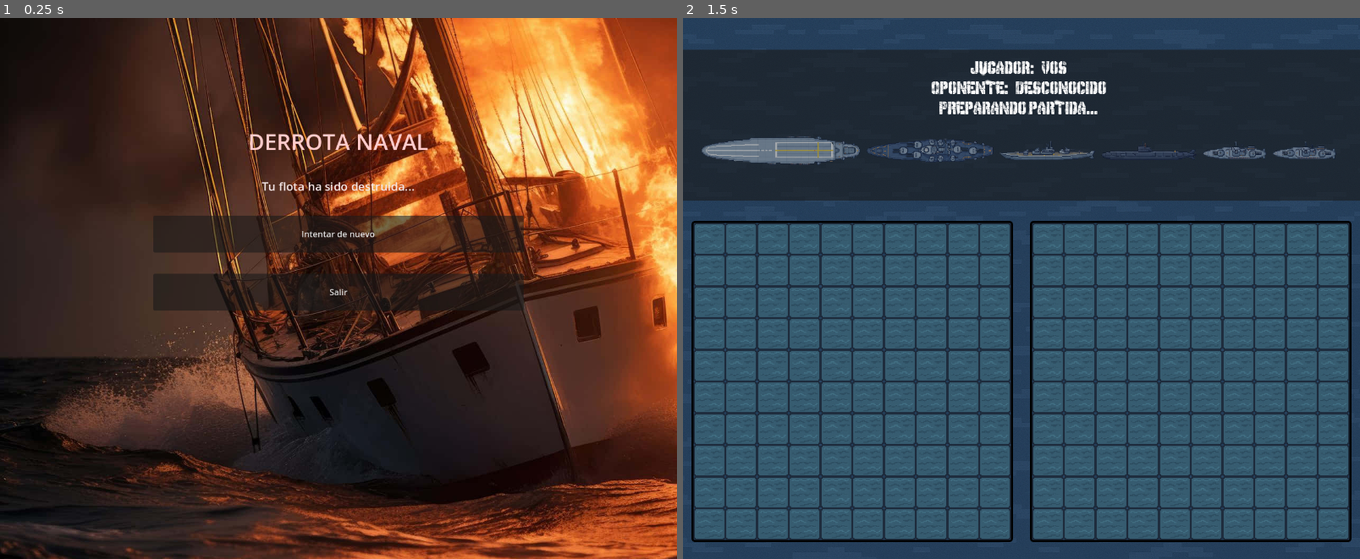
Above: before the commit, frames 1-2 (left to right).
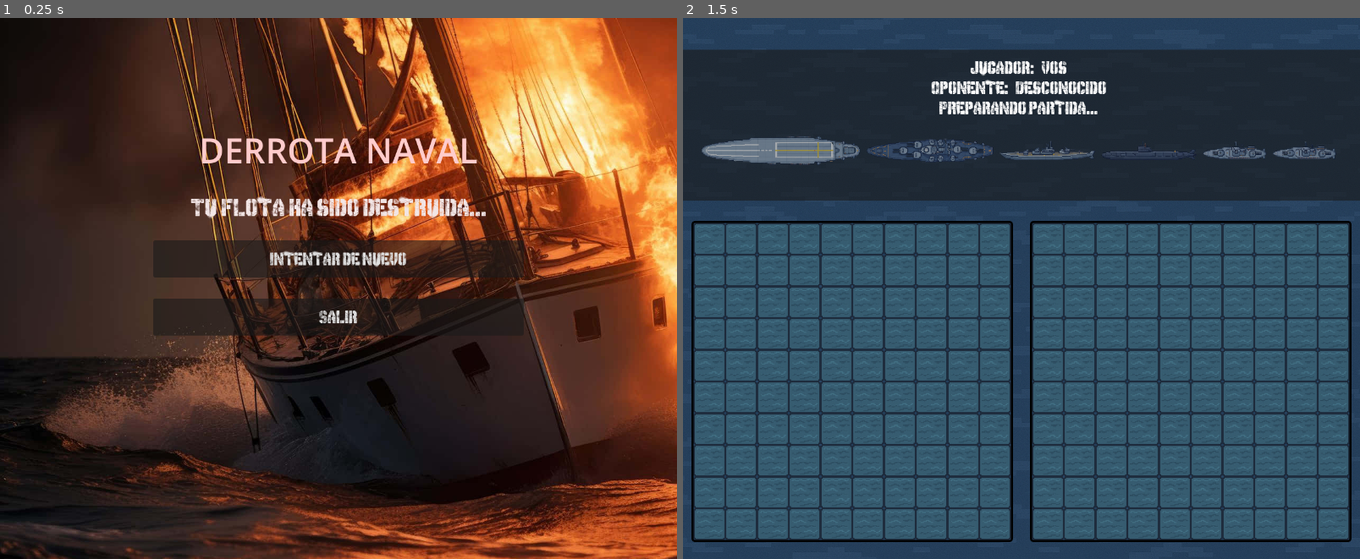
Above: after the commit, the same moments.

Repository: UNLAM-PROG-C/2025-PROGC-Q2-M2
Game: Godot game, scene res://scenes/game/lost.tscn
Two runs of this game, one before a commit and one after it. Both use one fixed random seed, a clock stepped at 60 frames per second and the inputs below. This scene is started directly instead of the project's main scene.
Inputs (mouse positions are in pixels of both pictures, inside the frame that each line leads up to):
- Up to frame 1 (0.25 s): no input
- Up to frame 2 (1.5 s): click "Intentar de nuevo" at 0.5 s; click (710, 239) at 1.25 s

The runs differ from the first frame. In frame 1, 8.3% of the frame differs, in the area x 22-78%, y 21-59%; in frame 2, nothing differs.

Commit message:
Incorporación de LAN, pulido de detalles visuales y adecuación de jugabilidad

Diff:
--- a/TP-Integrador/scenes/game/board.tscn
+++ b/TP-Integrador/scenes/game/board.tscn
@@ -83,7 +83,7 @@
 position = Vector2(4, 4)
 
 [node name="Player1Effects" type="Node2D" parent="HFlowContainer/Player1Panel"]
-z_index = 4
+z_index = 100
 position = Vector2(4, 4)
 
 [node name="Player1Preview" type="Node2D" parent="HFlowContainer/Player1Panel"]
@@ -115,7 +115,7 @@
 columns = 10
 
 [node name="Player2Effects" type="Node2D" parent="HFlowContainer/Player2Panel"]
-z_index = 4
+z_index = 100
 position = Vector2(4, 4)
 
 [node name="StatusPanel" type="Panel" parent="."]
--- a/TP-Integrador/scenes/game/lost.tscn
+++ b/TP-Integrador/scenes/game/lost.tscn
@@ -1,19 +1,20 @@
-[gd_scene load_steps=2 format=3 uid="uid://lost_scene_uid"]
+[gd_scene load_steps=4 format=3 uid="uid://c87sp1wfbfcpr"]
 
 [ext_resource type="Texture2D" uid="uid://cj8xe3la1fpsm" path="res://assets/quemado.png" id="1"]
 [ext_resource type="Script" path="res://scripts/lost.gd" id="2"]
+[ext_resource type="FontFile" uid="uid://br4r3b7s1x2km" path="res://assets/fonts/Gimme Danger.ttf" id="3_of5d2"]
 
 [node name="LostScreen" type="Control"]
-script = ExtResource("2")
 layout_mode = 3
 anchors_preset = 15
 anchor_right = 1.0
 anchor_bottom = 1.0
+grow_horizontal = 2
+grow_vertical = 2
+script = ExtResource("2")
 
 [node name="Background" type="TextureRect" parent="."]
 layout_mode = 0
-anchor_left = 0.0
-anchor_top = 0.0
 anchor_right = 1.0
 anchor_bottom = 1.0
 texture = ExtResource("1")
@@ -21,42 +22,40 @@
 
 [node name="Panel" type="VBoxContainer" parent="."]
 layout_mode = 0
-anchor_right = 1.0
-anchor_bottom = 1.0
 anchor_left = 0.5
+anchor_top = 0.2
 anchor_right = 0.5
-anchor_top = 0.2
 anchor_bottom = 0.2
-
-offset_left = -350
-offset_right = 350
-offset_top = 0
-offset_bottom = 350
-
+offset_left = -350.0
+offset_right = 350.0
+offset_bottom = 350.0
 theme_override_constants/separation = 40
 
 [node name="TitleLabel" type="Label" parent="Panel"]
 modulate = Color(1, 0.8, 0.8, 1)
-layout_mode = 0
-theme_override_font_sizes/font_size = 42
+layout_mode = 2
+theme_override_font_sizes/font_size = 65
 text = "DERROTA NAVAL"
 horizontal_alignment = 1
 
 [node name="Subtitle" type="Label" parent="Panel"]
 modulate = Color(0.95, 0.9, 0.9, 1)
-layout_mode = 0
-theme_override_font_sizes/font_size = 22
+layout_mode = 2
+theme_override_fonts/font = ExtResource("3_of5d2")
+theme_override_font_sizes/font_size = 23
 text = "Tu flota ha sido destruida..."
 horizontal_alignment = 1
 
 [node name="RetryButton" type="Button" parent="Panel"]
 custom_minimum_size = Vector2(320, 70)
-layout_mode = 0
+layout_mode = 2
+theme_override_fonts/font = ExtResource("3_of5d2")
 text = "Intentar de nuevo"
 
 [node name="ExitButton" type="Button" parent="Panel"]
 custom_minimum_size = Vector2(320, 70)
-layout_mode = 0
+layout_mode = 2
+theme_override_fonts/font = ExtResource("3_of5d2")
 text = "Salir"
 
 [node name="AnimationPlayer" type="AnimationPlayer" parent="."]
--- a/TP-Integrador/scenes/game/won.tscn
+++ b/TP-Integrador/scenes/game/won.tscn
@@ -1,19 +1,20 @@
-[gd_scene load_steps=2 format=3 uid="uid://dlh68g6hq5v1"]
+[gd_scene load_steps=4 format=3 uid="uid://bvsipp3hioho"]
 
 [ext_resource type="Texture2D" uid="uid://dklgi6eaaepu3" path="res://assets/win.png" id="1"]
 [ext_resource type="Script" path="res://scripts/won.gd" id="2"]
+[ext_resource type="FontFile" uid="uid://br4r3b7s1x2km" path="res://assets/fonts/Gimme Danger.ttf" id="3_yrsxv"]
 
 [node name="WinScreen" type="Control"]
-script = ExtResource("2")
 layout_mode = 3
 anchors_preset = 15
 anchor_right = 1.0
 anchor_bottom = 1.0
+grow_horizontal = 2
+grow_vertical = 2
+script = ExtResource("2")
 
 [node name="Background" type="TextureRect" parent="."]
 layout_mode = 0
-anchor_left = 0.0
-anchor_top = 0.0
 anchor_right = 1.0
 anchor_bottom = 1.0
 texture = ExtResource("1")
@@ -31,26 +32,29 @@
 
 [node name="TitleLabel" type="Label" parent="Panel"]
 modulate = Color(0.7, 0.9, 1, 1)
-layout_mode = 0
-theme_override_font_sizes/font_size = 42
+layout_mode = 2
+theme_override_font_sizes/font_size = 65
 text = "VICTORIA NAVAL"
 horizontal_alignment = 1
 
 [node name="Subtitle" type="Label" parent="Panel"]
 modulate = Color(0.9, 0.95, 1, 1)
-layout_mode = 0
-theme_override_font_sizes/font_size = 22
+layout_mode = 2
+theme_override_fonts/font = ExtResource("3_yrsxv")
+theme_override_font_sizes/font_size = 23
 text = "Has hundido la flota enemiga"
 horizontal_alignment = 1
 
 [node name="RetryButton" type="Button" parent="Panel"]
 custom_minimum_size = Vector2(320, 70)
-layout_mode = 0
+layout_mode = 2
+theme_override_fonts/font = ExtResource("3_yrsxv")
 text = "Volver a jugar"
 
 [node name="ExitButton" type="Button" parent="Panel"]
 custom_minimum_size = Vector2(320, 70)
-layout_mode = 0
+layout_mode = 2
+theme_override_fonts/font = ExtResource("3_yrsxv")
 text = "Salir"
 
 [node name="AnimationPlayer" type="AnimationPlayer" parent="."]
--- a/TP-Integrador/scripts/board.gd
+++ b/TP-Integrador/scripts/board.gd
@@ -97,6 +97,8 @@
 var last_status_header: int = -1
 var last_status_is_player_turn: bool = false
 var interactions_enabled: bool = false
+var player_destroyed_ship_keys := {}
+
 
 func _input(event):
 	if not (event is InputEventKey):
@@ -295,6 +297,8 @@
 			if pre_start_mode:
 				should_disable = false
 			set_player_cell_state(row, col, CellVisualState.BASE, should_disable)
+
+	_process_destroyed_player_ships()
 
 func update_opponent_cell_from_value(row: int, col: int, value: int, disabled: bool) -> void:
 	opponent_raw_values[row][col] = value
@@ -890,6 +894,51 @@
 			opponent_destroyed_ship_keys[ship_key] = true
 			_handle_opponent_ship_destroyed(coords)
 
+func _process_destroyed_player_ships() -> void:
+	if player_raw_values.is_empty():
+		return
+
+	var visited: Array = []
+	for _row in range(GRID_SIZE):
+		var visited_row: Array[bool] = []
+		for _col in range(GRID_SIZE):
+			visited_row.append(false)
+		visited.append(visited_row)
+
+	for row in range(GRID_SIZE):
+		for col in range(GRID_SIZE):
+			var visited_row: Array[bool] = visited[row] as Array[bool]
+			if visited_row[col]:
+				continue
+			var cell_value: int = player_raw_values[row][col]
+			if not _is_ship_value(cell_value):
+				continue
+
+			var ship_info: Dictionary = _collect_ship_from_raw(player_raw_values, visited, row, col)
+			if ship_info.is_empty():
+				continue
+
+			var coords: Array[Vector2i] = ship_info.get("coords", []) as Array[Vector2i]
+			if coords.is_empty():
+				continue
+
+			var all_hit := true
+			for coord in coords:
+				var pos: Vector2i = coord
+				if player_raw_values[pos.x][pos.y] != 2:
+					all_hit = false
+					break
+
+			if not all_hit:
+				continue
+
+			var ship_key := _ship_coords_key(coords)
+			if player_destroyed_ship_keys.has(ship_key):
+				continue
+
+			player_destroyed_ship_keys[ship_key] = true
+			_handle_player_ship_destroyed(coords)
+
 func _collect_ship_from_raw(raw_values: Array, visited: Array, start_row: int, start_col: int) -> Dictionary:
 	var stack: Array[Vector2i] = [Vector2i(start_row, start_col)]
 	var coords: Array[Vector2i] = []
@@ -944,6 +993,17 @@
 		var delay := float(i) * HIT_ANIMATION_TILE_DELAY
 		_trigger_cell_explosion(coord.x, coord.y, opponent_effects_overlay, opponent_explosions, delay)
 
+func _handle_player_ship_destroyed(coords: Array) -> void:
+	var ordered := coords.duplicate()
+	ordered.sort_custom(Callable(self, "_compare_vector2i"))
+
+	for i in range(ordered.size()):
+		var coord: Vector2i = ordered[i]
+		var delay := float(i) * HIT_ANIMATION_TILE_DELAY
+		_clear_cell_explosion(coord.x, coord.y, player_explosions)
+		_trigger_cell_explosion(coord.x, coord.y, player_effects_overlay, player_explosions, delay)
+
+
 func _trigger_player_explosion(row: int, col: int) -> void:
 	_trigger_cell_explosion(row, col, player_effects_overlay, player_explosions)
 
@@ -1014,6 +1074,7 @@
 	_clear_explosion_store(player_explosions)
 	_clear_explosion_store(opponent_explosions)
 	opponent_destroyed_ship_keys.clear()
+	player_destroyed_ship_keys.clear()
 	if clear_player_layout:
 		player_ship_layout.clear()
 
Not shown, changed: TP-Integrador/server/server.log
Not shown, changed: TP-Integrador/server/src/main.rs
